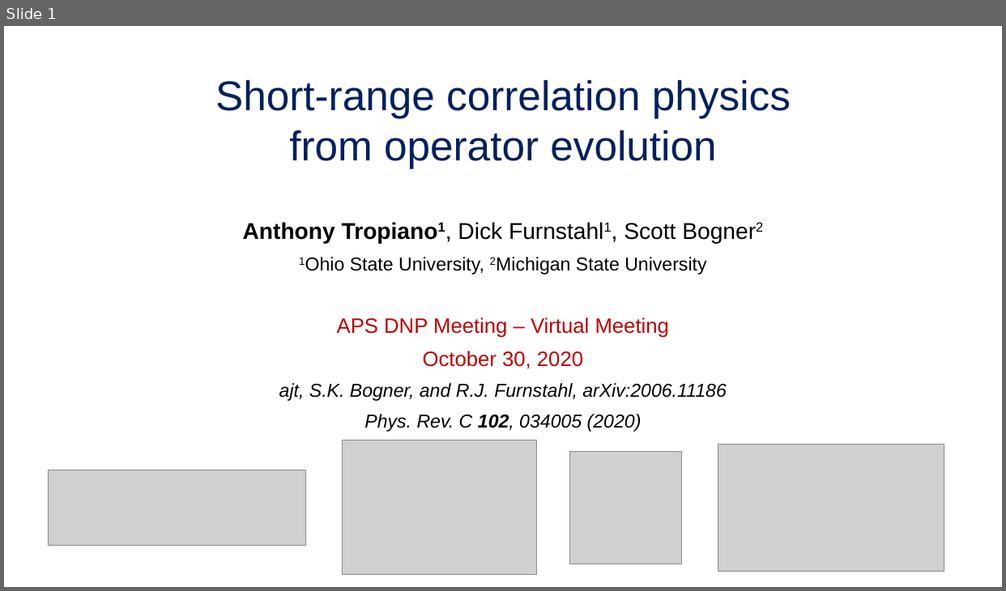
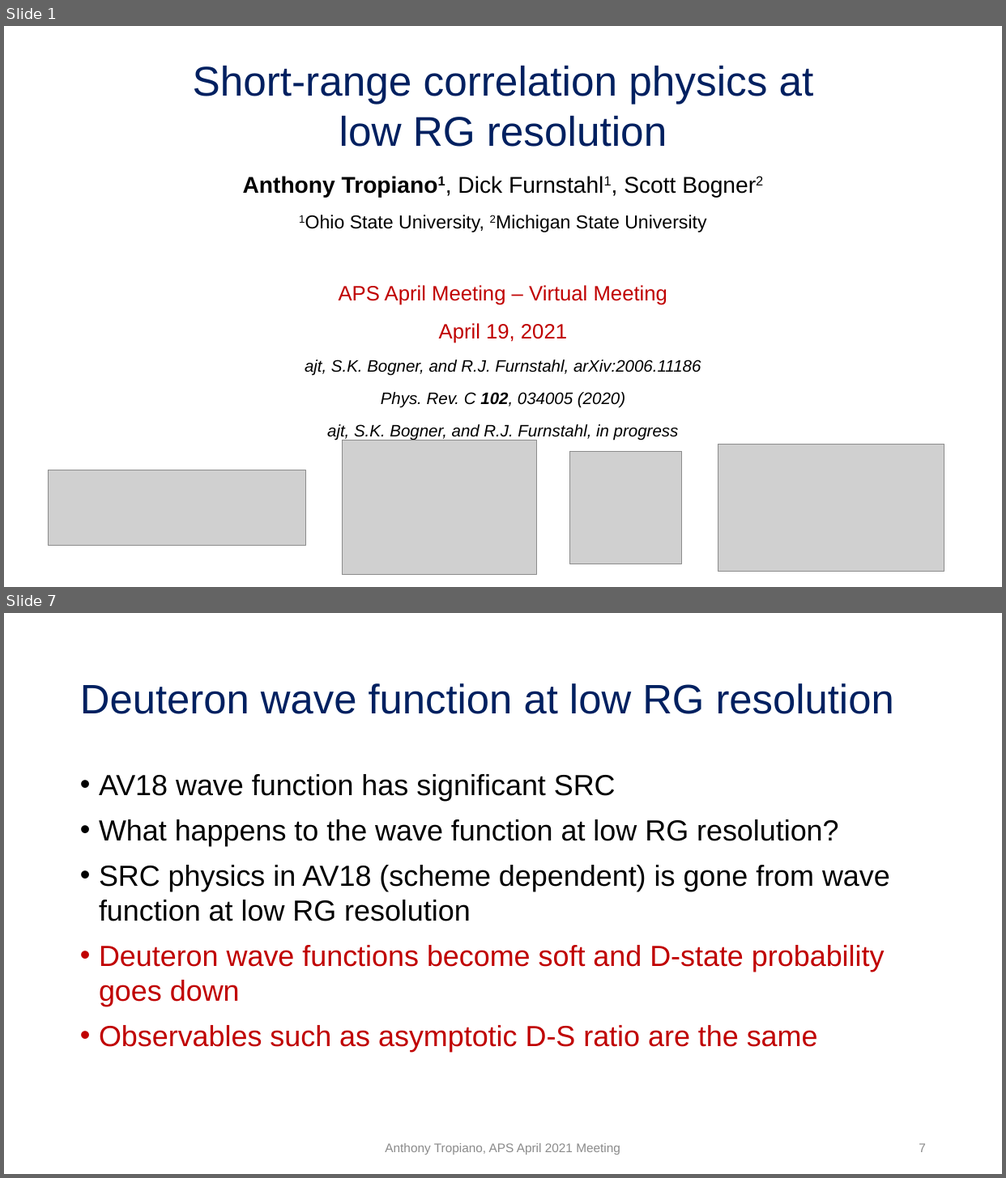
Before and after one commit to tropiano4/tropiano-srg, a slide deck: Presentations/APS_April2021/tropiano_aps_april2021.pptx. Shown one above the other, each under a label of ours: slide 1 before the commit, slides 1 and 7 after it; the slides between them are not shown. The pictures are 1006x591 and 1006x1178 pixels, drawn with LibreOffice and Linux fonts; fonts in the diff are those of the drawing; grey boxes stand for pictures. Boxes give left, top, right and bottom in pixels: in the first picture for what was removed or moved away, otherwise in the second. Text is boxed around its words. In the diff, an @@ line names an element or a change of style, - is before the commit and + after.

```diff
--- a/Presentations/APS_April2021/tropiano_aps_april2021.pptx
+++ b/Presentations/APS_April2021/tropiano_aps_april2021.pptx
@@ slide 7 added at [4, 613, 1002, 1174], background #FFFFFF @@
@@ title added at [80, 683, 894, 714], 39.6 pt, text #002060 @@
+Deuteron wave function at low RG resolution
@@ text added at [99, 774, 890, 1052], 28 pt, text #000000 @@
+• AV18 wave function has significant SRC
+• What happens to the wave function at low RG resolution?
+• SRC physics in AV18 (scheme dependent) is gone from wave function at low RG resolution
+• Deuteron wave functions become soft and D-state probability goes down
+• Observables such as asymptotic D-S ratio are the same
@@ text added at [385, 1144, 620, 1155], 12 pt, text #8C8C8C @@
+Anthony Tropiano, APS April 2021 Meeting
@@ page number added at [918, 1144, 926, 1152], 12 pt, text #8C8C8C @@
+7
@@ slide 1 changed as well @@
@@ title at [193, 65, 814, 147]: text changed @@
-Short-range correlation physics from operator evolution
+Short-range correlation physics at low RG resolution
@@ subtitle "Anthony Tropiano1, Dick Furnstahl1, Scott ...": place and size @@
-subtitle "Anthony Tropiano1, Dick Furnstahl1, Scott ..." at [243, 222, 727, 432]
+subtitle "Anthony Tropiano1, Dick Furnstahl1, Scott ..." at [243, 176, 706, 441]
@@ subtitle at [243, 176, 706, 408]: size 18 to 16 pt in "ajt, S.K. Bogner, and R.J. Furnstahl, arXiv:2006.11186", "Phys. Rev. C 102, 034005 (2020)"; line spacing 0.9 to 1.1 @@
@@ subtitle at [339, 285, 667, 344]: text changed @@
-APS DNP Meeting – Virtual Meeting
-October 30, 2020
+APS April Meeting – Virtual Meeting
+April 19, 2021
@@ subtitle at [327, 425, 679, 441]: paragraph added @@
+ajt, S.K. Bogner, and R.J. Furnstahl, in progress
```
Also in this commit, not shown: 15 other slides added, 3 slides removed, 15 other files.
